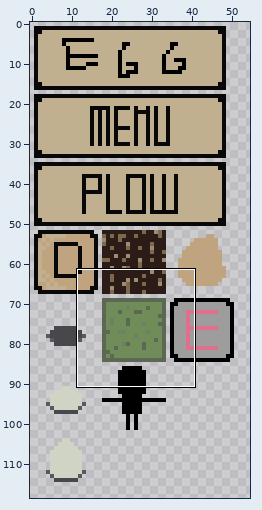
Two versions of one sprite sheet, src/res/ld34.png. Above: a wide view before the commit, with the close-up outlined.
Close-up. Before the edit:
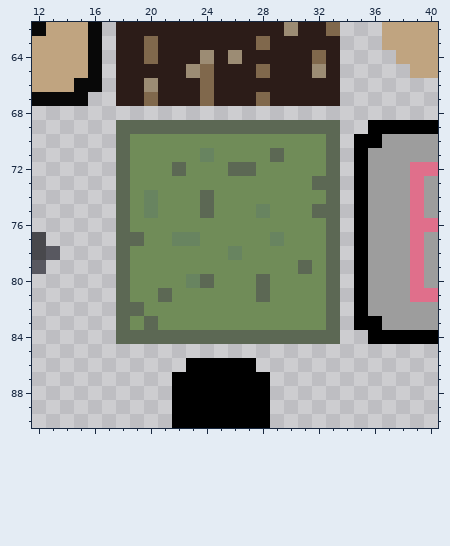
The file is 64x128 pixels. Shown: x 12..40, y 62..90. The wide view leaves out empty margins.
The same view after the edit:
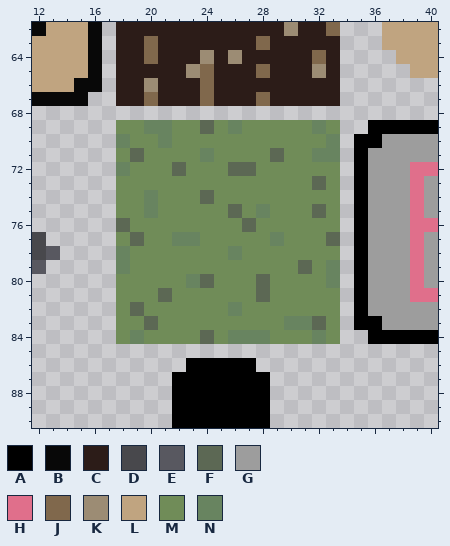
Palette (. is transparent): A #000000  B #080808  C #2c1c18  D #48484c  E #585860  F #5c6854  G #9d9d9d  H #e06f8b  J #80684c  K #9c8c74  L #c0a480  M #708c58  N #688460
Changes in this commit:
Colour F replaces colour M in row 71 at x 19; in row 75 at x 26; in row 76 at x 27; in row 83 at x 32.
Colour M replaces colour F in row 69 at x 18 to 19, 22 to 23, 25, 27 to 31 and 33; in row 71 at x 18; in row 72 at x 33; in rows 73 to 74 at x 18 and 33; in row 75 at x 18, 24 and 33; in row 76 at x 33.
Colour M replaces colour F in row 77 at x 18; in row 78 at x 33; in row 80 at x 18; in rows 81 to 83 at x 18 and 33; in row 84 at x 18, 20 to 23, 25, 29 to 31 and 33.
Colour N replaces colour F in row 69 at x 20 to 21, 26 and 32; in row 70 at x 18 and 33; in row 71 at x 33; in row 72 at x 18; in row 78 at x 18; in row 79 at x 18 and 33.
Colour N replaces colour F in row 80 at x 33; in row 84 at x 19, 26 to 28 and 32.
Colour N replaces colour M in row 70 at x 21; in row 71 at x 32; in row 82 at x 26; in row 83 at x 30 to 31.
Boxes around the changes in both close-ups, in picture pixels (x1, y1, x2, y2):
changed: (116, 120, 340, 344)
